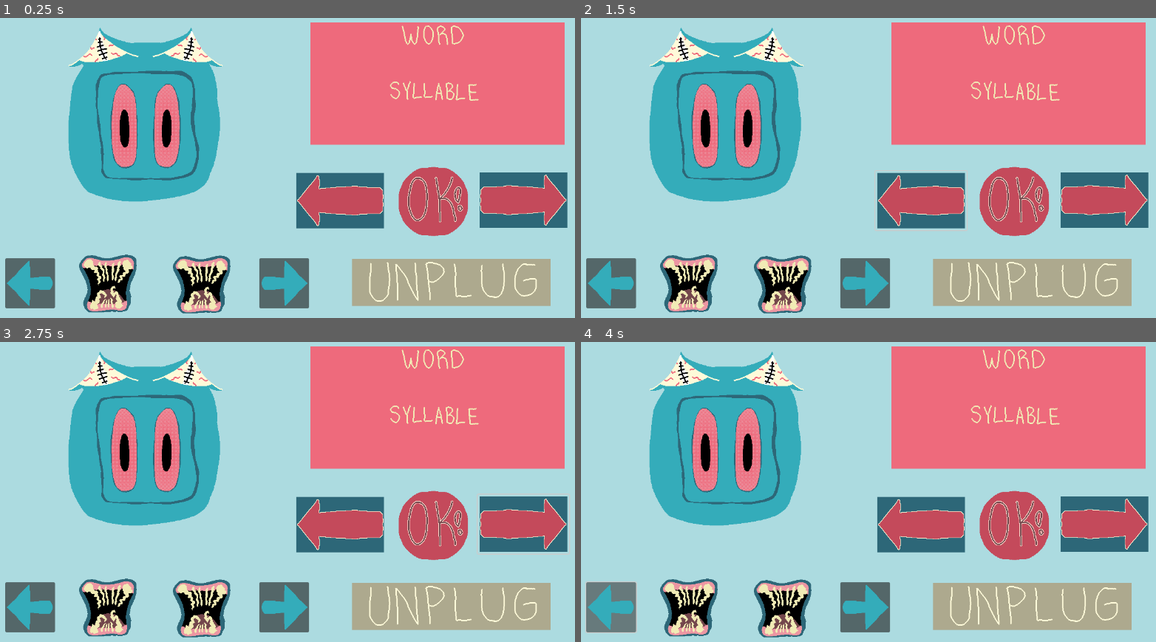
Above: before the commit, frames 1-4 (two rows, left to right).
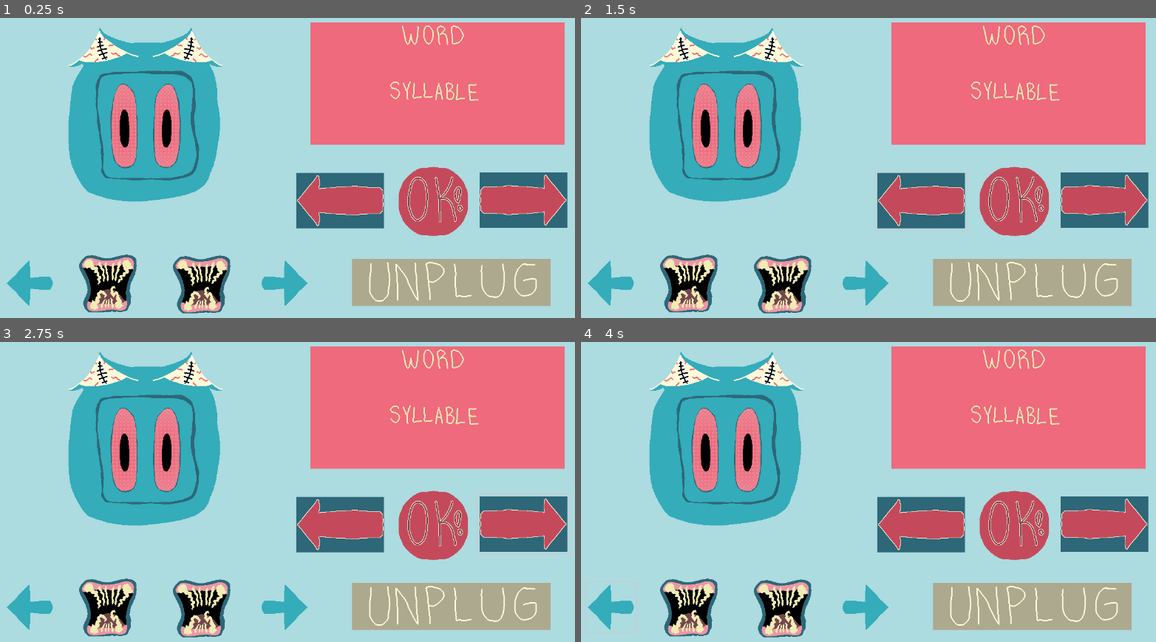
Above: after the commit, the same moments.

Repository: sym-z/speech-and-spell
Game: Godot game, scene res://scenes/load_scene.tscn
Same seed, same stepped clock (60 frames per second), same inputs: the game is played once before the commit and once after it.
Inputs (mouse positions are in pixels of both pictures, inside the frame that each line leads up to):
- Up to frame 1 (0.25 s): no input
- Up to frame 2 (1.5 s): click (1012, 201) at 0.5 s; click (920, 201) at 1.25 s
- Up to frame 3 (2.75 s): click (523, 525) at 2 s
- Up to frame 4 (4 s): click (1035, 606) at 2.75 s; click (609, 606) at 3.5 s

The runs differ from the first frame. In frame 1, 2.0% of the frame differs, in the area x 0-54%, y 80-97%; in frame 2, 2.0%; in frame 3, 2.0%; in frame 4, 2.0%.

Commit message:
Better button styling

Diff:
--- a/game-code/speech-and-spell/scenes/build_scene.tscn
+++ b/game-code/speech-and-spell/scenes/build_scene.tscn
@@ -54,6 +54,16 @@
 pause = true
 frame_0/texture = ExtResource("8_1r0h1")
 
+[sub_resource type="StyleBoxFlat" id="StyleBoxFlat_1mah8"]
+
+[sub_resource type="StyleBoxFlat" id="StyleBoxFlat_ij2ie"]
+
+[sub_resource type="StyleBoxFlat" id="StyleBoxFlat_2hfnw"]
+
+[sub_resource type="StyleBoxFlat" id="StyleBoxFlat_qqkv1"]
+
+[sub_resource type="StyleBoxFlat" id="StyleBoxFlat_moay8"]
+
 [node name="Build Scene" type="Node2D" node_paths=PackedStringArray("viewportMouth")]
 script = ExtResource("1_2b11n")
 viewportMouth = NodePath("Creature Viewport/Mouth Align/Viewport Mouth")
@@ -122,6 +132,7 @@
 offset_top = 396.0
 offset_right = 846.0
 offset_bottom = 524.0
+theme_override_styles/pressed = SubResource("StyleBoxFlat_1mah8")
 icon = ExtResource("9_bpilg")
 flat = true
 
@@ -132,6 +143,7 @@
 offset_right = 1441.0
 offset_bottom = 651.0
 scale = Vector2(-1, -1)
+theme_override_styles/pressed = SubResource("StyleBoxFlat_ij2ie")
 icon = ExtResource("9_bpilg")
 flat = true
 
@@ -141,6 +153,7 @@
 offset_top = 582.0
 offset_right = 1207.0
 offset_bottom = 692.0
+theme_override_styles/pressed = SubResource("StyleBoxFlat_2hfnw")
 icon = ExtResource("9_tukae")
 flat = true
 
@@ -155,7 +168,9 @@
 offset_top = 570.0
 offset_right = 140.0
 offset_bottom = 678.0
+theme_override_styles/pressed = SubResource("StyleBoxFlat_qqkv1")
 icon = ExtResource("11_x8sne")
+flat = true
 
 [node name="Right Inventory Arrow" type="Button" parent="Inventory"]
 offset_left = 690.0
@@ -163,7 +178,9 @@
 offset_right = 798.0
 offset_bottom = 786.0
 scale = Vector2(-1, -1)
+theme_override_styles/pressed = SubResource("StyleBoxFlat_moay8")
 icon = ExtResource("11_x8sne")
+flat = true
 
 [node name="Mouth" parent="Inventory" node_paths=PackedStringArray("homePosition") instance=ExtResource("5_nb0vn")]
 position = Vector2(254, 623)
Not shown: 1 places in game-code/speech-and-spell/scenes/build_scene.tscn that only renumber resources
